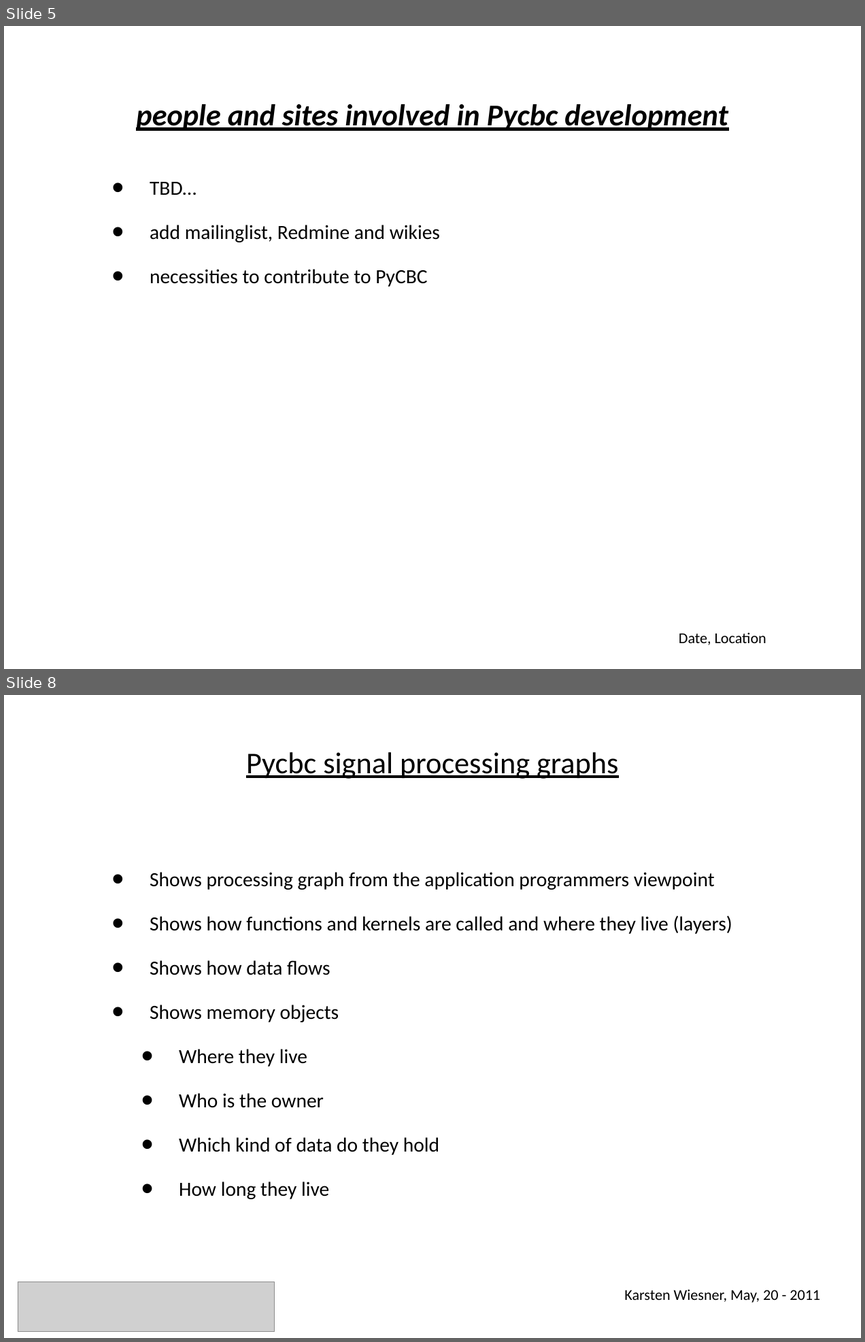
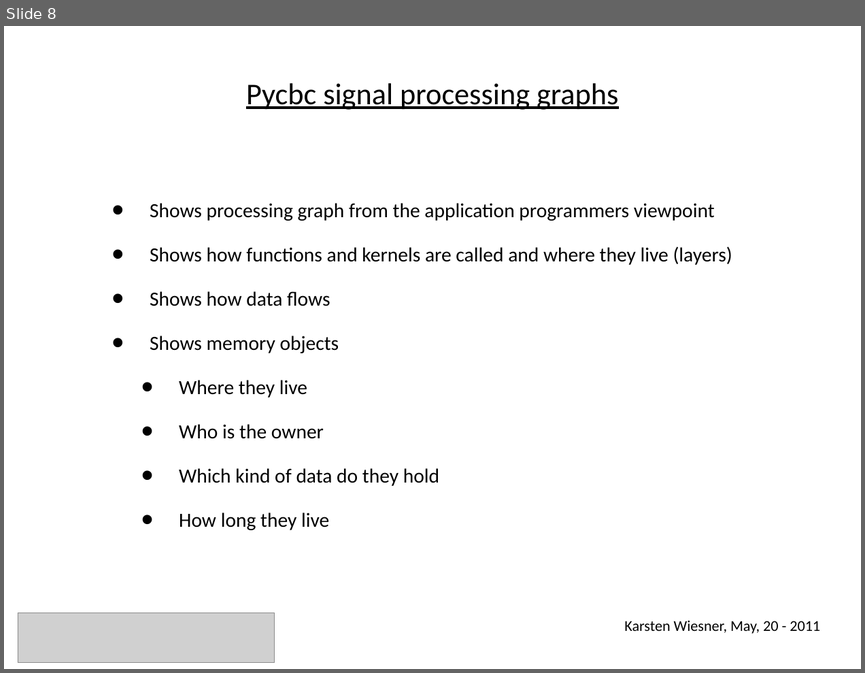
Before and after one commit to gwastro/pycbc, a slide deck: doc/Pycbc-Refactoring-GPU-inspiral.ppt. Shown one above the other, each under a label of ours: slides 5 and 8 before the commit, slide 8 after it; the slides between them are not shown. The pictures are 865x1342 and 865x673 pixels, drawn with LibreOffice and Linux fonts; fonts in the diff are those of the drawing; grey boxes stand for pictures; background and template pictures are left out. Boxes give left, top, right and bottom in pixels: in the first picture for what was removed or moved away, otherwise in the second. Text is boxed around its words. In the diff, an @@ line names an element or a change of style, - is before the commit and + after.

```diff
--- a/doc/Pycbc-Refactoring-GPU-inspiral.ppt
+++ b/doc/Pycbc-Refactoring-GPU-inspiral.ppt
@@ slide 5 removed at (x1=4, y1=26, x2=861, y2=669), background #FFFFFF @@
@@ title removed at (x1=136, y1=104, x2=728, y2=131) @@
-people and sites involved in Pycbc development
@@ text removed at (x1=150, y1=182, x2=440, y2=286) @@
-• TBD…
-• add mailinglist, Redmine and wikies
-• necessities to contribute to PyCBC
@@ text removed at (x1=679, y1=632, x2=766, y2=645) @@
-Date, Location
```
Also in this commit, not shown: 12 slides changed, 1 slide added, 1 other slide removed, 2 other files.
